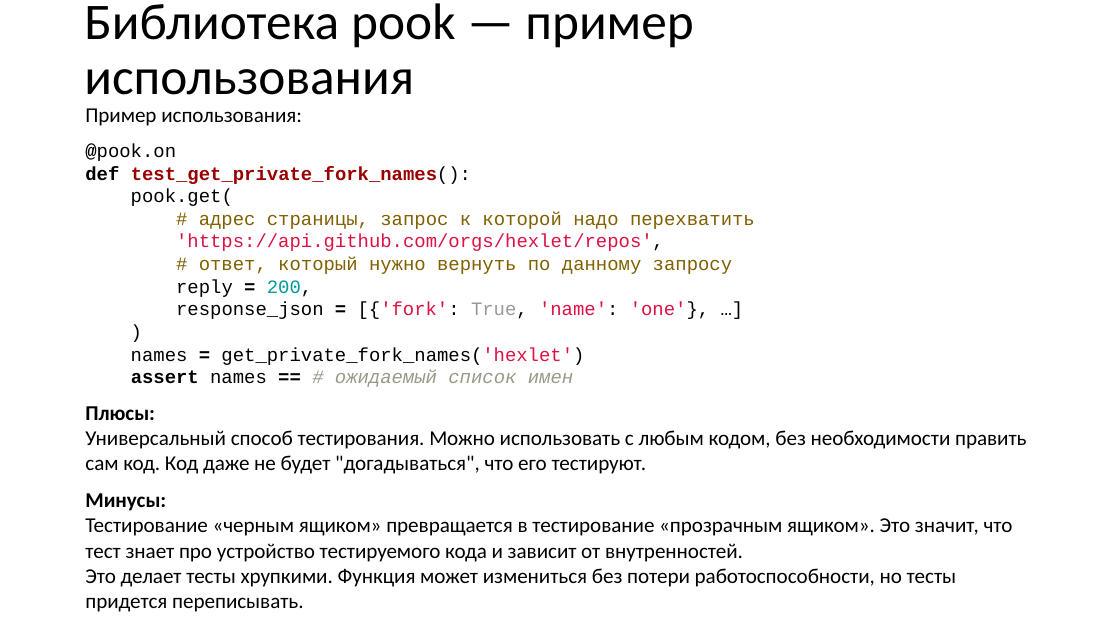
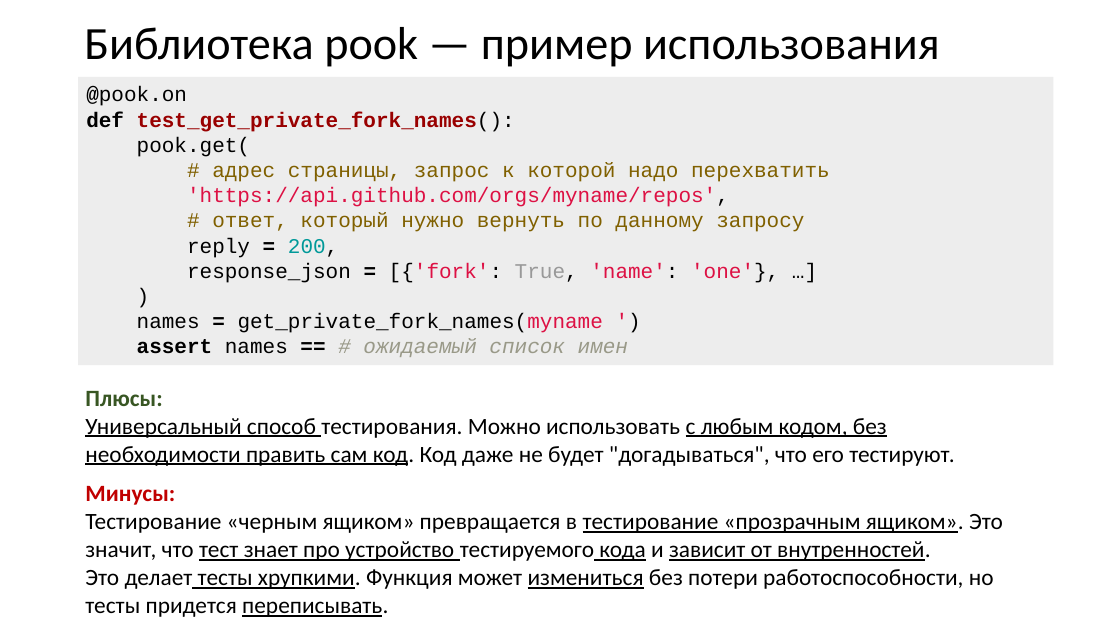
Before and after one commit to xtrueman/prog_instruments, a slide deck: slide 83 of presentations/UnitTests.pptx (slide 82 before the commit). Drawn at 1120x630 pixels with LibreOffice and Linux fonts; fonts in the diff are those of the drawing. Boxes give left, top, right and bottom in pixels: in the first picture for what was removed or moved away, otherwise in the second. Text is boxed around its words. In the diff, an @@ line names an element or a change of style, - is before the commit and + after.

```diff
--- a/presentations/UnitTests.pptx
+++ b/presentations/UnitTests.pptx
@@ title "Библиотека pook — пример использования" at (84,27,940,67): size 44 to 39.6 pt @@
@@ rectangle added at (78,77,1054,365), fill #EDEDED, 18 pt, text #000000 @@
+@pook.on
+def test_get_private_fork_names():
+pook.get(
+# адрес страницы, запрос к которой надо перехватить
+'https://api.github.com/orgs/myname/repos',
+# ответ, который нужно вернуть по данному запросу
+reply = 200,
+response_json = [{'fork': True, 'name': 'one'}, …]
+)
+names = get_private_fork_names(myname ')
+assert names == # ожидаемый список имен
@@ text at (85,108,755,387): paragraphs removed @@
-Пример использования:
-@pook.on
-def test_get_private_fork_names():
-pook.get(
-# адрес страницы, запрос к которой надо перехватить
-'https://api.github.com/orgs/hexlet/repos',
-# ответ, который нужно вернуть по данному запросу
-reply = 200,
-response_json = [{'fork': True, 'name': 'one'}, …]
-)
-names = get_private_fork_names('hexlet')
-assert names == # ожидаемый список имен
@@ text "Плюсы: Универсальный способ тестирования. Можно ...": place and size @@
-text "Плюсы: Универсальный способ тестирования. Можно ..." at (85,108,1027,612)
+text "Плюсы: Универсальный способ тестирования. Можно ..." at (85,391,1003,617)
@@ text "Плюсы: Универсальный способ тестирования. Можно ..." at (85,391,1003,617): size 18.1 to 20 pt; text colour #000000 to #385723 in "Плюсы:"; underline on in "Универсальный способ с любым кодом, без необходимости ...", "тестирование «прозрачным ящиком». тест знает про устройство ..."; text colour #000000 to #C00000 in "Минусы:" @@
```
Also in this commit, not shown: 33 other slides changed, 2 slides added.
